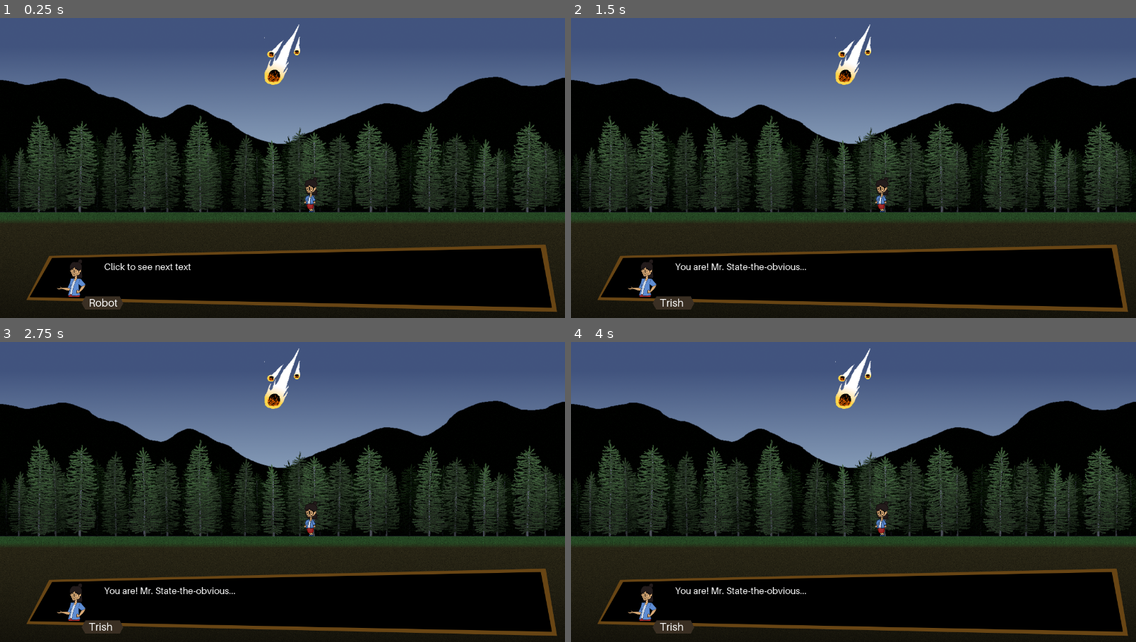
Above: before the commit, frames 1-4 (two rows, left to right).
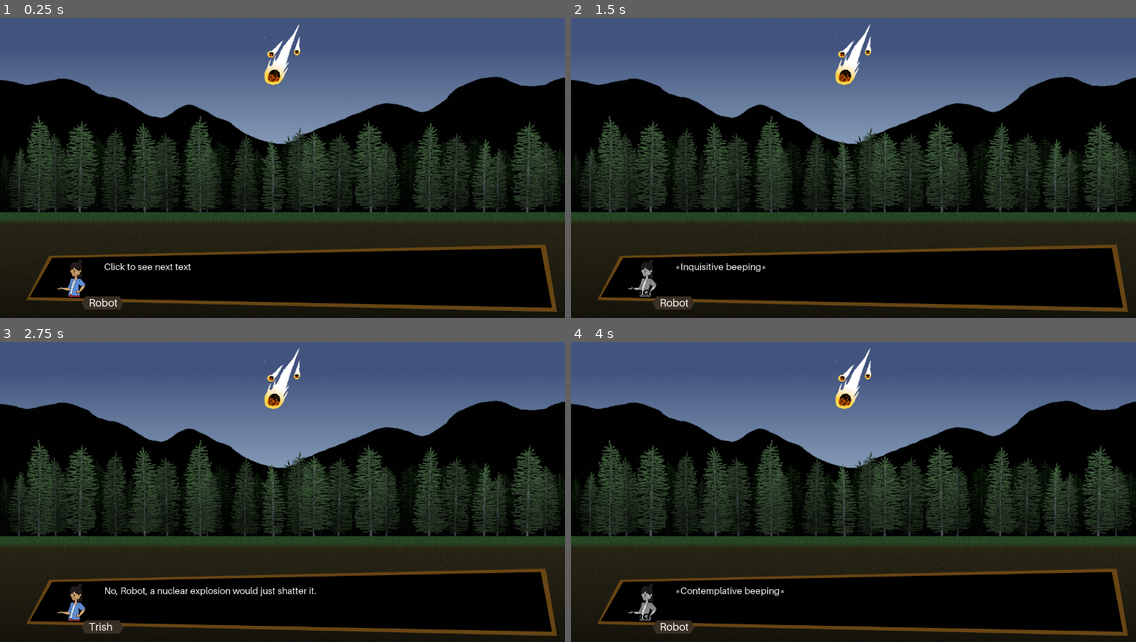
Above: after the commit, the same moments.

Repository: shelvacu/ideal-happiness
Game: Godot game, scene res://cutscenes/prologue.tscn
The game is run twice, just before and just after one commit, with the same random seed, the same clock (stepped at 60 frames per second) and the same inputs.
Inputs (mouse positions are in pixels of both pictures, inside the frame that each line leads up to):
- Up to frame 1 (0.25 s): no input
- Up to frame 2 (1.5 s): tap Enter at 0.5 s; move the mouse to (977, 144) at 0.52 s; click (977, 144) at 0.67 s; tap Space at 1.25 s; move the mouse to (740, 174) at 1.27 s; click (740, 174) at 1.42 s
- Up to frame 3 (2.75 s): move the mouse to (339, 414) at 2.02 s; click (339, 414) at 2.17 s
- Up to frame 4 (4 s): move the mouse to (825, 546) at 2.77 s; click (825, 546) at 2.92 s; move the mouse to (1023, 531) at 3.52 s; click (1023, 531) at 3.67 s

The runs differ from the first frame. In frame 1, 0.1% of the frame differs, in the area x 53-57%, y 53-65%; in frame 2, 0.7%; in frame 3, 0.6%; in frame 4, 0.7%, in the area x 10-57%, y 53-97%.

Commit message:
Add ChangeScene and script

Diff:
--- a/Dialog.tscn
+++ b/Dialog.tscn
@@ -84,7 +84,7 @@
 
 [node name="CharacterAvatar" type="AnimatedSprite" parent="."]
 position = Vector2( 162.15, 628.837 )
-scale = Vector2( 0.362871, 0.362871 )
+scale = Vector2( 0.363, 0.363 )
 frames = SubResource( 5 )
 animation = "trish"
 
--- a/cutscenes/prologue.gd
+++ b/cutscenes/prologue.gd
@@ -5,11 +5,12 @@
 # var a = 2
 # var b = "text"
 
-class Event:
-	func do():
+class StoryEvent:
+	func do(thing:Node):
 		pass
 
 class MessageEvent:
+	extends StoryEvent
 	var name:String
 	var text:String
 	func _init(name_:String, text_:String):
@@ -22,10 +23,37 @@
 		av.animation = name
 		var namebox:Label = thing.find_node("CharacterName", true, false)
 		namebox.text = name.capitalize()
-
+class ChangeScene:
+	extends StoryEvent
+	var path:String
+	func _init(path_:String):
+		path = path_
+	func do(thing:Node):
+		thing.get_tree().change_scene(path)
 onready var messages := [
-	MessageEvent.new("robot", "I am a robot!"),
-	MessageEvent.new("trish", "You are! Mr. State-the-obvious...")
+	MessageEvent.new("trish", "Hopeless! There's no way we can stop this asteroid from striking Earth!"),
+	MessageEvent.new("robot", "*Inquisitive beeping*"),
+	MessageEvent.new("trish", "No, Robot, a nuclear explosion would just shatter it."),
+	MessageEvent.new("trish", "Without a way to destroy the asteroid, we're doomed."),
+	MessageEvent.new("robot", "*Contemplative beeping*"),
+	MessageEvent.new("trish", "No, no, we couldn't divert it's path this close."),
+	MessageEvent.new("robot", "*Pensive beeping*"),
+	MessageEvent.new("trish", "As cool as that would be, I have never seen a bubble blower that large."),
+	MessageEvent.new("robot", "*Concerned beeping*"),
+	MessageEvent.new("trish", "Impact in fifteen minutes."),
+	MessageEvent.new("robot", "*Acquiescent beeping*"),
+	MessageEvent.new("trish", "It was good knowing you too, Robot."),
+	#TODO: other events
+	MessageEvent.new("trish", "What's this!?"),
+	MessageEvent.new("robot", "*Suspicious beeping*"),
+	#trish walks to props
+	MessageEvent.new("trish", "It appears to be a handheld time machine and blueprints for an anti-matter bomb that will completely destroy the asteroid!"),
+	MessageEvent.new("robot", "*Excited beeping*"),
+	MessageEvent.new("trish", "Quick, Robot. We need to go acquire: Nuclear Control Rod, Annihilium, Anti-Matter, and Deus Ex Mechanism."),
+	MessageEvent.new("robot", "*Exhortative beeping*"),
+	MessageEvent.new("trish", "Ah, you are right. We should probably travel back a few years to buy some time."),
+	#exit through portal
+	ChangeScene.new("res://TheGrid.tscn")
 ]
 
 var text_idx := -1
--- a/cutscenes/prologue.tscn
+++ b/cutscenes/prologue.tscn
@@ -2,12 +2,11 @@
 
 [ext_resource path="res://backgrounds/forest.png" type="Texture" id=1]
 [ext_resource path="res://entities/asteroid.tscn" type="PackedScene" id=2]
-[ext_resource path="res://Dialog.tscn" type="PackedScene" id=3]
-[ext_resource path="res://entities/trish.tscn" type="PackedScene" id=4]
-[ext_resource path="res://cutscenes/prologue.gd" type="Script" id=5]
+[ext_resource path="res://cutscenes/prologue.gd" type="Script" id=3]
+[ext_resource path="res://Dialog.tscn" type="PackedScene" id=4]
 
 [node name="Prologue" type="Node2D"]
-script = ExtResource( 5 )
+script = ExtResource( 3 )
 
 [node name="Background" type="Sprite" parent="."]
 texture = ExtResource( 1 )
@@ -16,7 +15,4 @@
 [node name="Asteroid" parent="." instance=ExtResource( 2 )]
 position = Vector2( 640, 120 )
 
-[node name="Node2D" parent="." instance=ExtResource( 3 )]
-
-[node name="Trish" parent="." instance=ExtResource( 4 )]
-position = Vector2( 704, 440 )
+[node name="Dialog" parent="." instance=ExtResource( 4 )]
